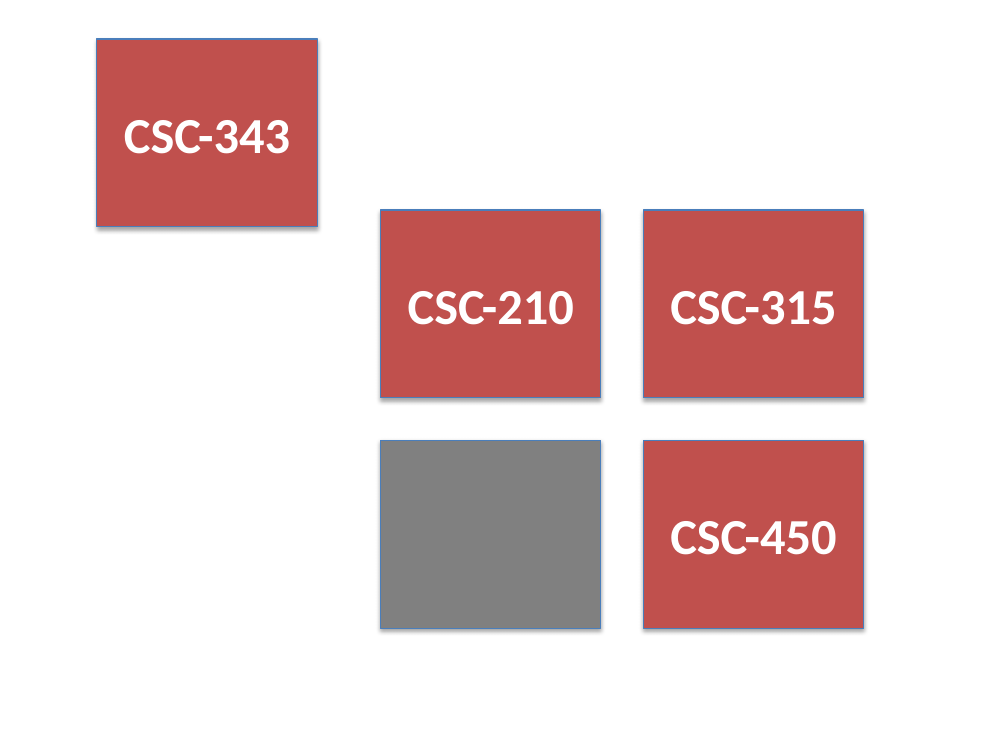
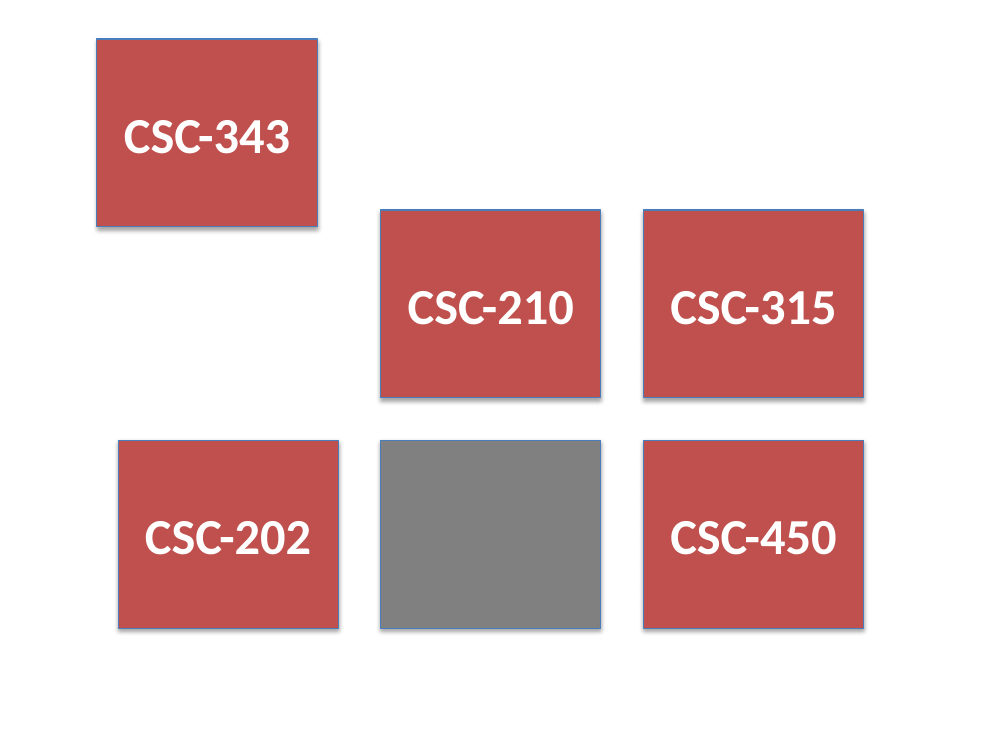
Before and after one commit to gdancik/gdancik.github.io, a slide deck: slide 1 of img/portfolio/img.pptx. Drawn at 1008x756 pixels with LibreOffice and Linux fonts; fonts in the diff are those of the drawing. Boxes give left, top, right and bottom in pixels: in the first picture for what was removed or moved away, otherwise in the second. Text is boxed around its words. In the diff, an @@ line names an element or a change of style, - is before the commit and + after.

```diff
--- a/img/portfolio/img.pptx
+++ b/img/portfolio/img.pptx
@@ rectangle added at (x1=118, y1=440, x2=339, y2=628), fill #C0504D, outline #4B7EBC 0.75 pt, 36 pt, text #FFFFFF, bold @@
+CSC-202
```
Also in this commit, not shown: 5 other files.
